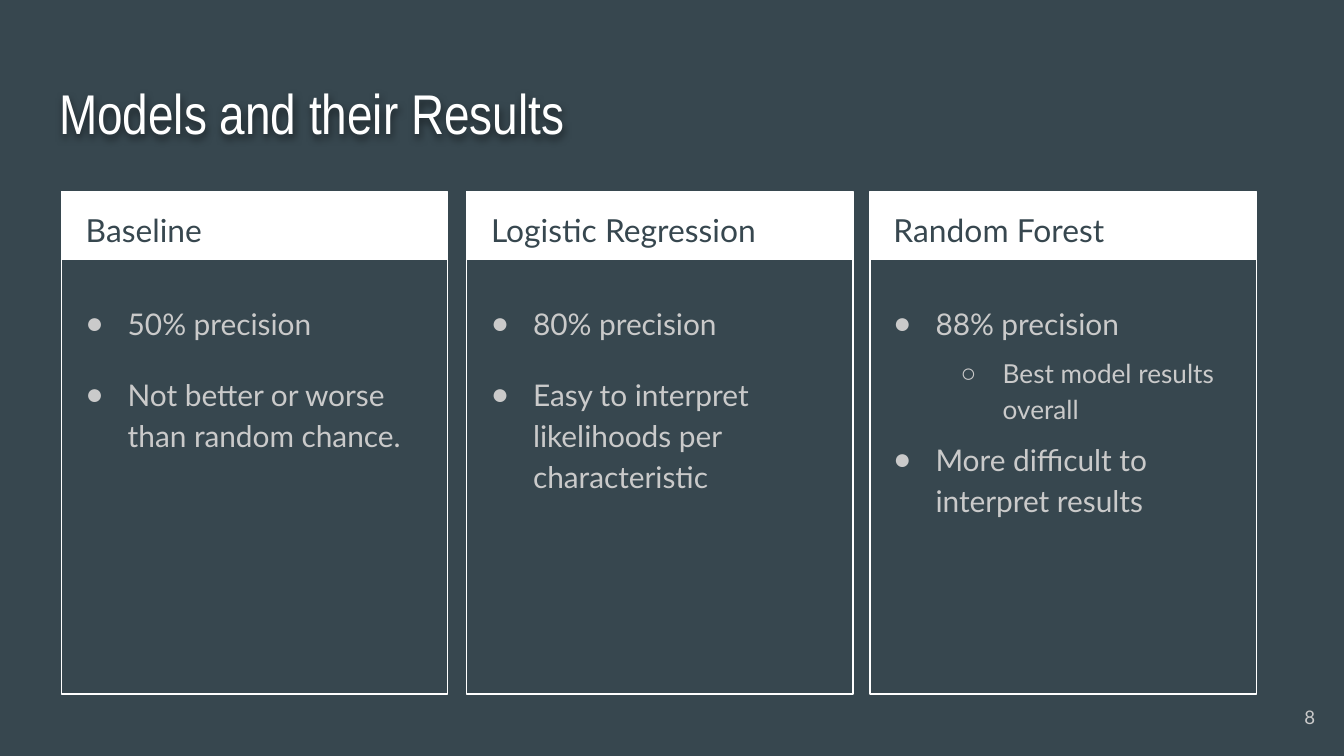
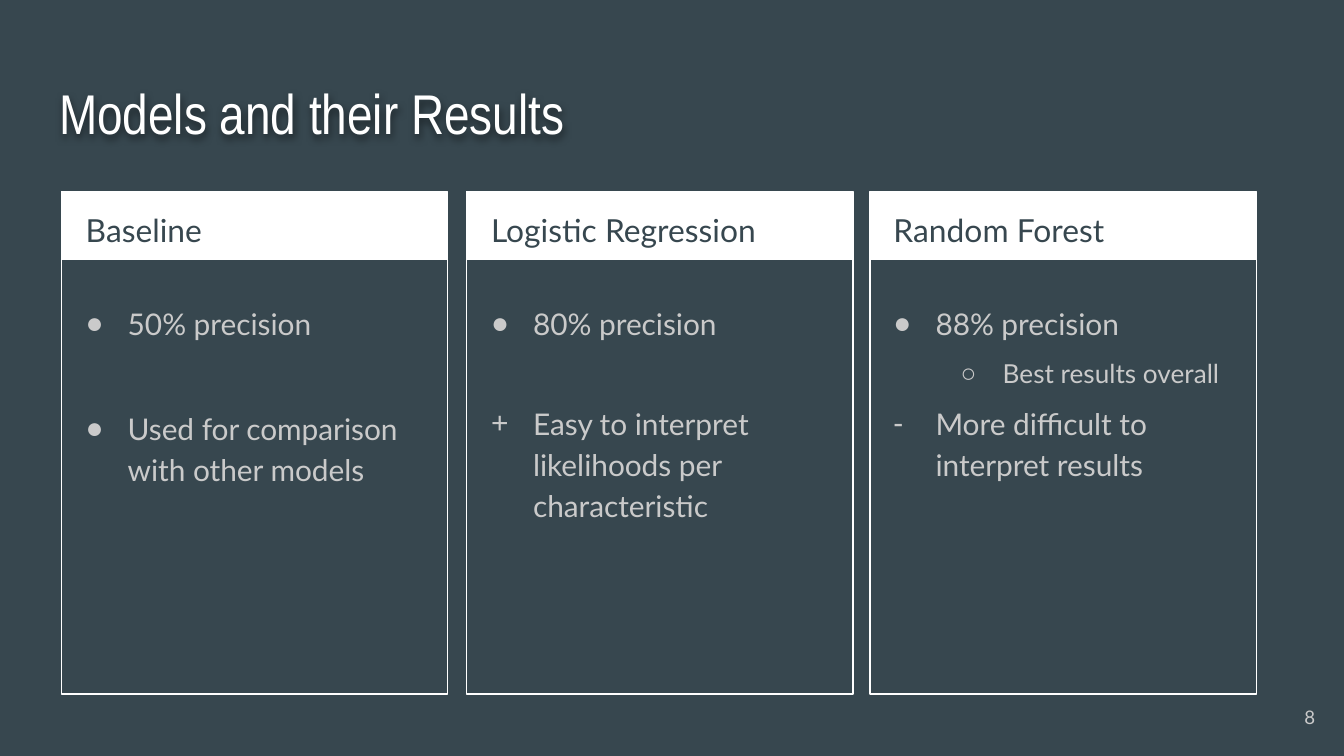
Before and after one commit to BenJMcCarty/Hotel_Cancel_Culture, a slide deck: slide 8 of Hotel_Cancel_Culture_Presentation.pptx. Drawn at 1344x756 pixels with LibreOffice and Linux fonts; fonts in the diff are those of the drawing. Boxes give left, top, right and bottom in pixels: in the first picture for what was removed or moved away, otherwise in the second. Text is boxed around its words. In the diff, an @@ line names an element or a change of style, - is before the commit and + after.

```diff
--- a/Hotel_Cancel_Culture_Presentation.pptx
+++ b/Hotel_Cancel_Culture_Presentation.pptx
@@ text "80% precision" at [533, 313, 749, 517]: less space between paragraphs; bullet ● to + @@
@@ text at [1003, 364, 1219, 383]: text changed @@
-  ○ Best model results overall
+  ○ Best results overall
@@ text at [128, 418, 397, 481]: text changed @@
-● Not better or worse than random chance.
+● Used for comparison with other models
@@ text at [936, 413, 1147, 481]: bullet ● to - @@
```
Also in this commit, not shown: 6 other slides changed, 1 slide added, 1 slide removed, 2 other files.
